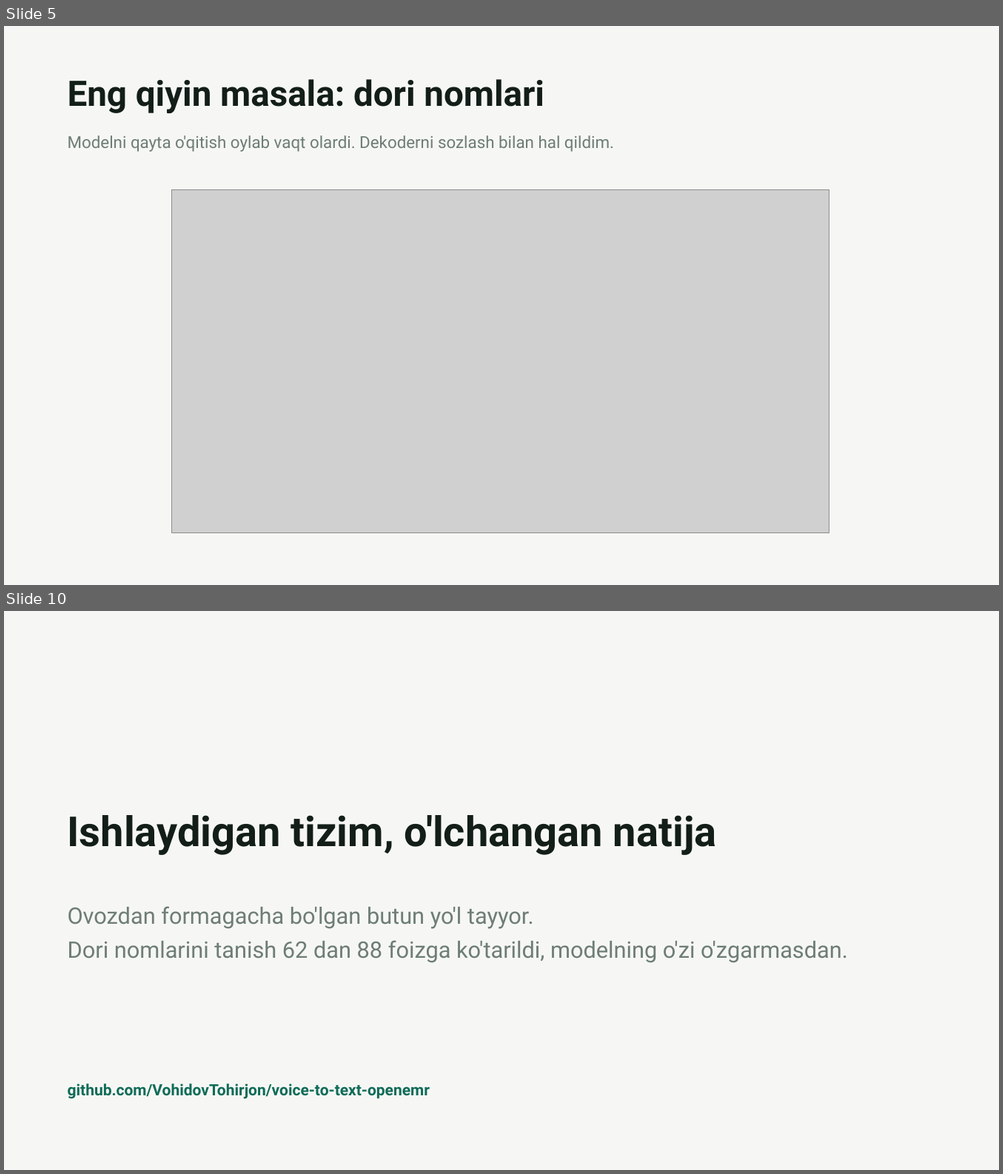
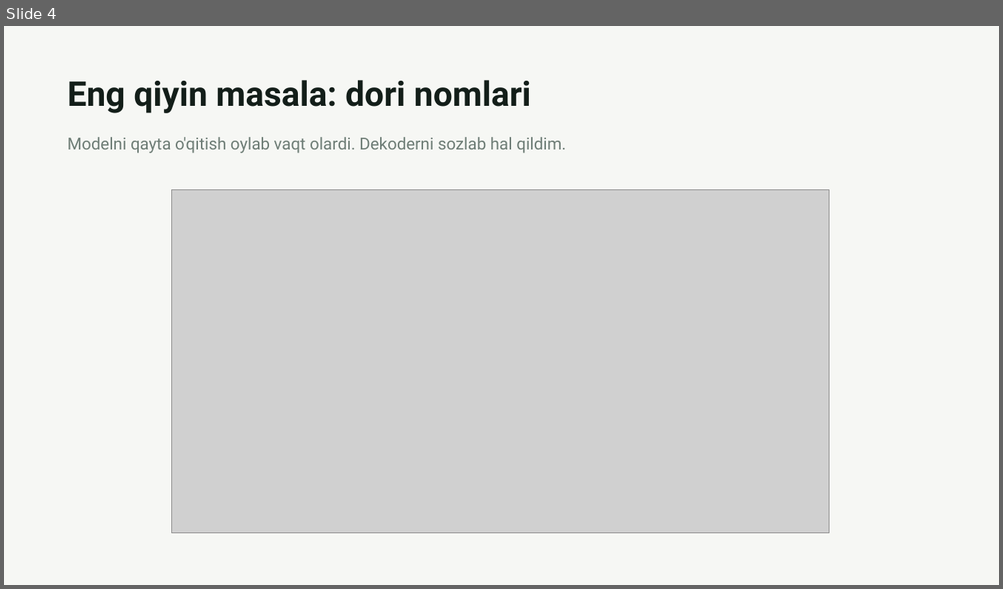
Before and after one commit to VohidovTohirjon/voice-to-text-openemr, a slide deck: docs/OpenEMR-ovozli-yozuv.pptx. Shown one above the other, each under a label of ours: slides 5 and 10 before the commit, slide 4 after it; the slides between them are not shown. The pictures are 1003x1174 and 1003x589 pixels, drawn with LibreOffice and Linux fonts; fonts in the diff are those of the drawing; grey boxes stand for pictures. Boxes give left, top, right and bottom in pixels: in the first picture for what was removed or moved away, otherwise in the second. Text is boxed around its words. In the diff, an @@ line names an element or a change of style, - is before the commit and + after.

```diff
--- a/docs/OpenEMR-ovozli-yozuv.pptx
+++ b/docs/OpenEMR-ovozli-yozuv.pptx
@@ slide 10 removed at [4, 611, 999, 1170], background #FFFFFF @@
@@ rectangle removed at [4, 611, 999, 1170] @@
@@ text removed at [68, 815, 717, 855] @@
-Ishlaydigan tizim, o'lchangan natija
@@ text removed at [68, 906, 848, 963] @@
-Ovozdan formagacha bo'lgan butun yo'l tayyor.
-Dori nomlarini tanish 62 dan 88 foizga ko'tarildi, modelning o'zi o'zgarmasdan.
@@ text removed at [68, 1084, 430, 1099] @@
-github.com/VohidovTohirjon/voice-to-text-openemr
@@ what was slide 5 is now slide 4 @@
@@ slide 4 changed as well @@
@@ text "Eng qiyin masala: dori nomlari" at [68, 80, 531, 113]: size 34 to 33 pt; more space between paragraphs @@
@@ text at [68, 137, 566, 153]: text changed @@
-Modelni qayta o'qitish oylab vaqt olardi. Dekoderni sozlash bilan hal qildim.
+Modelni qayta o'qitish oylab vaqt olardi. Dekoderni sozlab hal qildim.
```
Also in this commit, not shown: 4 other slides changed, 1 slide added, 4 other slides removed.
